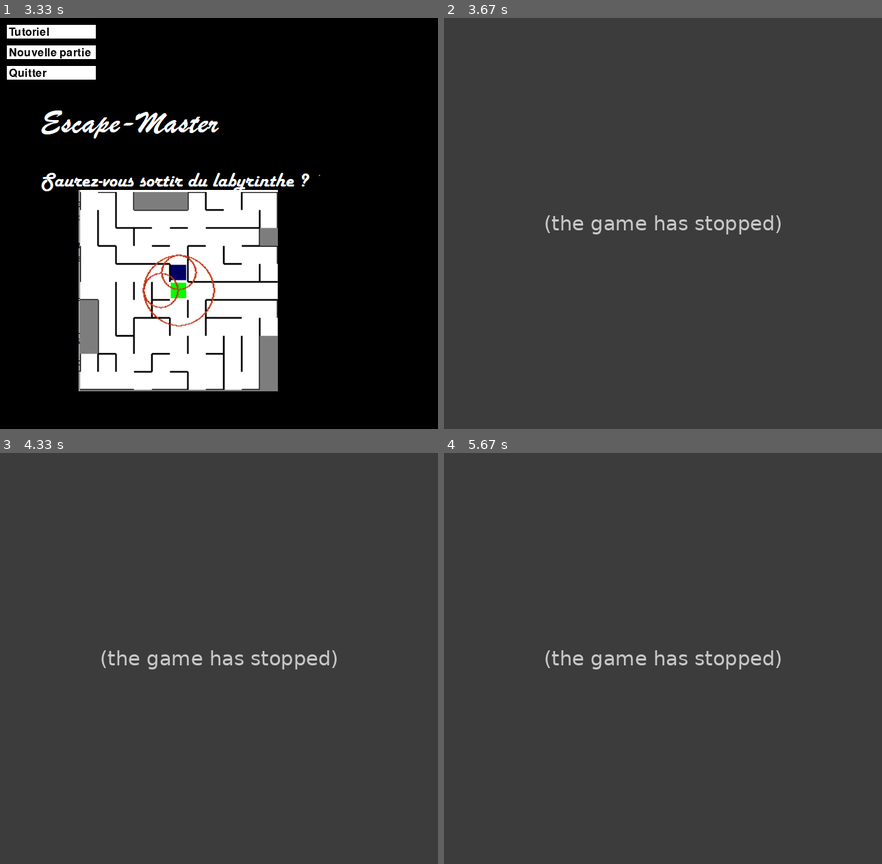
Above: before the commit, frames 1-4 (two rows, left to right).
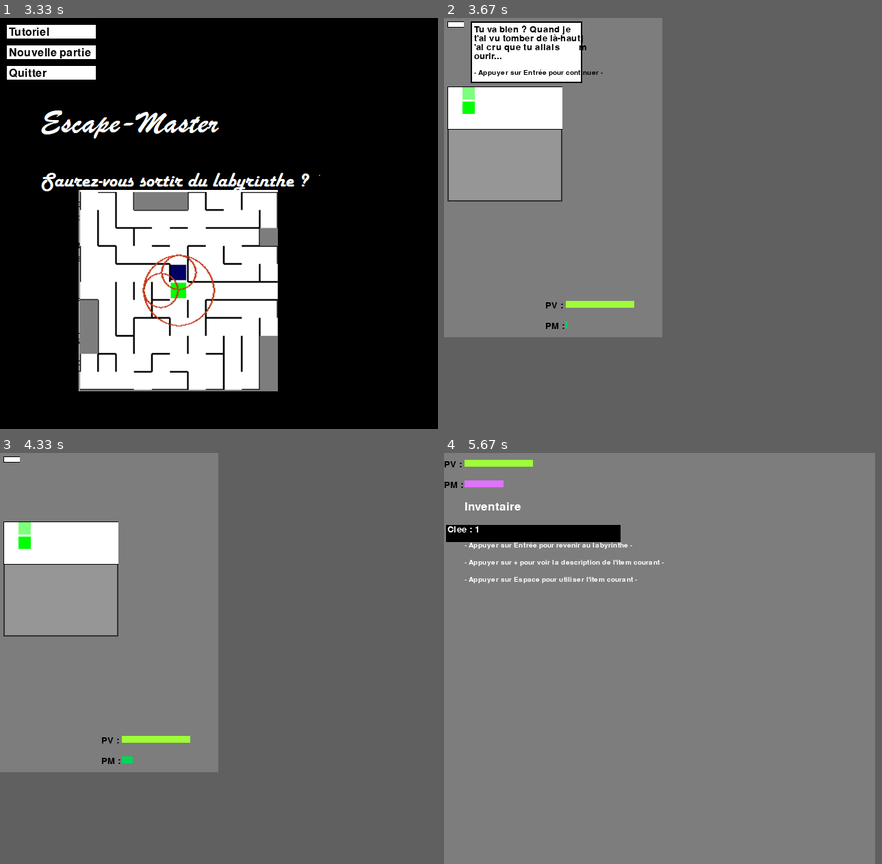
Above: after the commit, the same moments.

Repository: MartinRB45534/Escape
Game: pygame game, started from testsouris.py
The game is run twice, just before and just after one commit, with the same random seed, the same clock (stepped at 60 frames per second) and the same inputs.
Inputs:
- Up to frame 1 (3.33 s): no input
- Up to frame 2 (3.67 s): click "Tutoriel" at 3.53 s
- Up to frame 3 (4.33 s): tap A at 3.8 s; tap Enter at 4.13 s
- Up to frame 4 (5.67 s): tap Space at 4.47 s; hold Up 4.8-5.27 s; tap - at 4.95 s; hold Right from 5.3 s (still down); tap I at 5.45 s
In our replay, in frame 2 the window is 640x600 before the commit and 319x466 after it. These sizes can differ from the game's own. Grey fills any space a smaller window leaves; there, only what the larger window draws over its background counts as a difference.

Frame 1 is identical in both runs. In frame 2, 39% of the frame differs, in the area x 0-77%, y 0-78%; in frame 3, 39%; in frame 4, 98%, in the area x 0-99%, y 0-100%.
Error before the commit: ValueError: invalid literal for int() with base 10: 'tuto1' (Niveau.py line 99); the game stopped at 3.6 s (later frames are placeholders)

Commit message:
Correction commit
les téléporteurs marchent et les noms des niveaux automatiques aussi

Diff:
--- a/Niveau.py
+++ b/Niveau.py
@@ -96,9 +96,9 @@
                 self.arrivee = (self.CASES_X-1,self.CASES_Y-1)
                 #variables correspondants a la largeur et la hauteur du zoom
 
-            elif int(niveau) == niveau:
-                self.CASES_X = 20 + 10*niveau
-                self.CASES_Y = 20 + 10*niveau
+            elif not(isinstance(niveau,str)) and int(niveau) == niveau:
+                self.CASES_X = 20 + 10*int(niveau)
+                self.CASES_Y = 20 + 10*int(niveau)
                 self.arrivee = (self.CASES_X-1,self.CASES_Y-1)
                 self.depart = (0,0)
                 res = False
@@ -211,6 +211,7 @@
             self.lab=Labyrinthe(self.CASES_X,self.CASES_Y,self.arrivee,self.depart,self.LARGEUR_CASE,self.LARGEUR_MUR,self.poids,self.salles,self.cases_speciales)
             self.lab.generation(None,proba_murs,None,None)
 
+
         else:
             self.lab = labyrinthe
             self.arrivee = self.lab.arrivee
@@ -226,7 +227,7 @@
         elif joueur == None:
             if niveau == 0:
                 inventaire_joueur = Inventaire()
-            elif int(niveau) == niveau:
+            elif not(isinstance(niveau,str)) and int(niveau) == niveau:
                 inventaire_joueur = Inventaire()
             elif niveau == "tuto1":
                 inventaire_joueur = Inventaire([Clee(None,"Premier pas")])
@@ -293,7 +294,7 @@
                 for position in positions:
                     self.entitees.append(Caillou(position))
 
-            elif int(niveau) == niveau:
+            elif not(isinstance(niveau,str)) and int(niveau) == niveau:
                 self.vitesse_monstres=20
 
                 easy_drops = [Potion_de_force,Potion_de_vision,Potion_de_portee]
@@ -499,7 +500,7 @@
             self.evenements = evenements
 
         self.missions=[]
-        if int(niveau) == niveau:
+        if not(isinstance(niveau,str)) and int(niveau) == niveau:
             self.mission_1 = ["self.mission_monstres()","self.joueur.augmente_regen(0.1),self.ajout(self.missions,[self.mission_1],self.ajout(self.entitees,self.monstres),self.ajout(self.meutes,self.generation_meutes()"]
             self.mission_2 = ["self.mission_minimap()","self.joueur.augmente_pv(5)"]
 
--- a/Session.py
+++ b/Session.py
@@ -109,7 +109,7 @@
         """
         Fonction qui téléporte le joueur entre les niveaux
         """
-        self.niv_courant = Niveau(destination[0],self.difficulte,self.mode_affichage,self.mode_minimap,destination,True,joueur)
+        self.niv_courant = Niveau(destination,self.difficulte,self.mode_affichage,self.mode_minimap,destination,True,joueur)
         self.joueur = joueur
         if isinstance(destination[0],str) and destination[0][:4] == "tuto":
             self.tuto_courant = int(destination[0][4:])
--- a/Teleporteurs.py
+++ b/Teleporteurs.py
@@ -25,6 +25,7 @@
         self.coord_cible = coord_cible
         self.niveau_cible = niveau_cible
         self.cooldown = cooldown
+        self.compteur_interne = 0
 
     def getNiveau_cible(self):
         """
